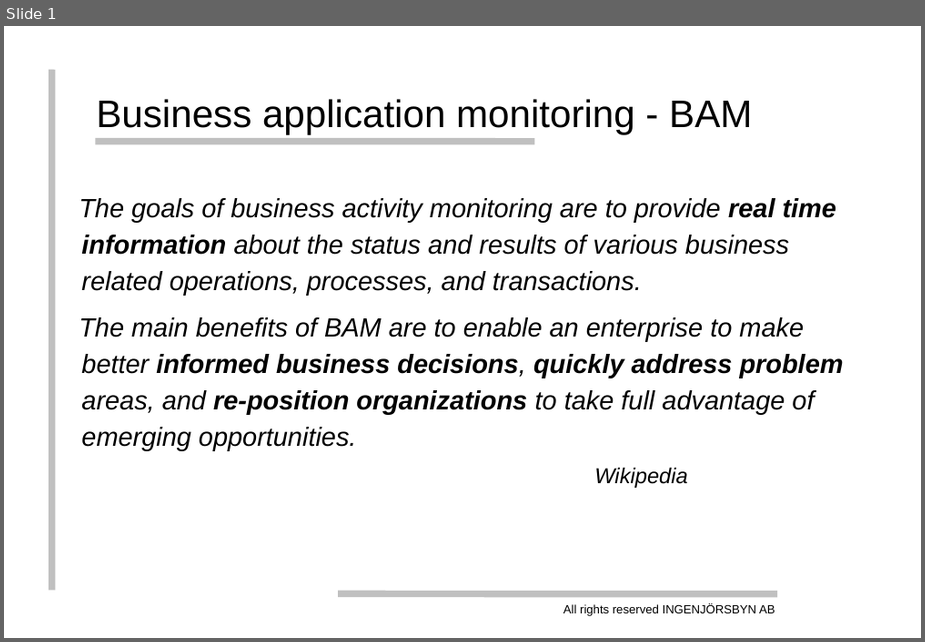
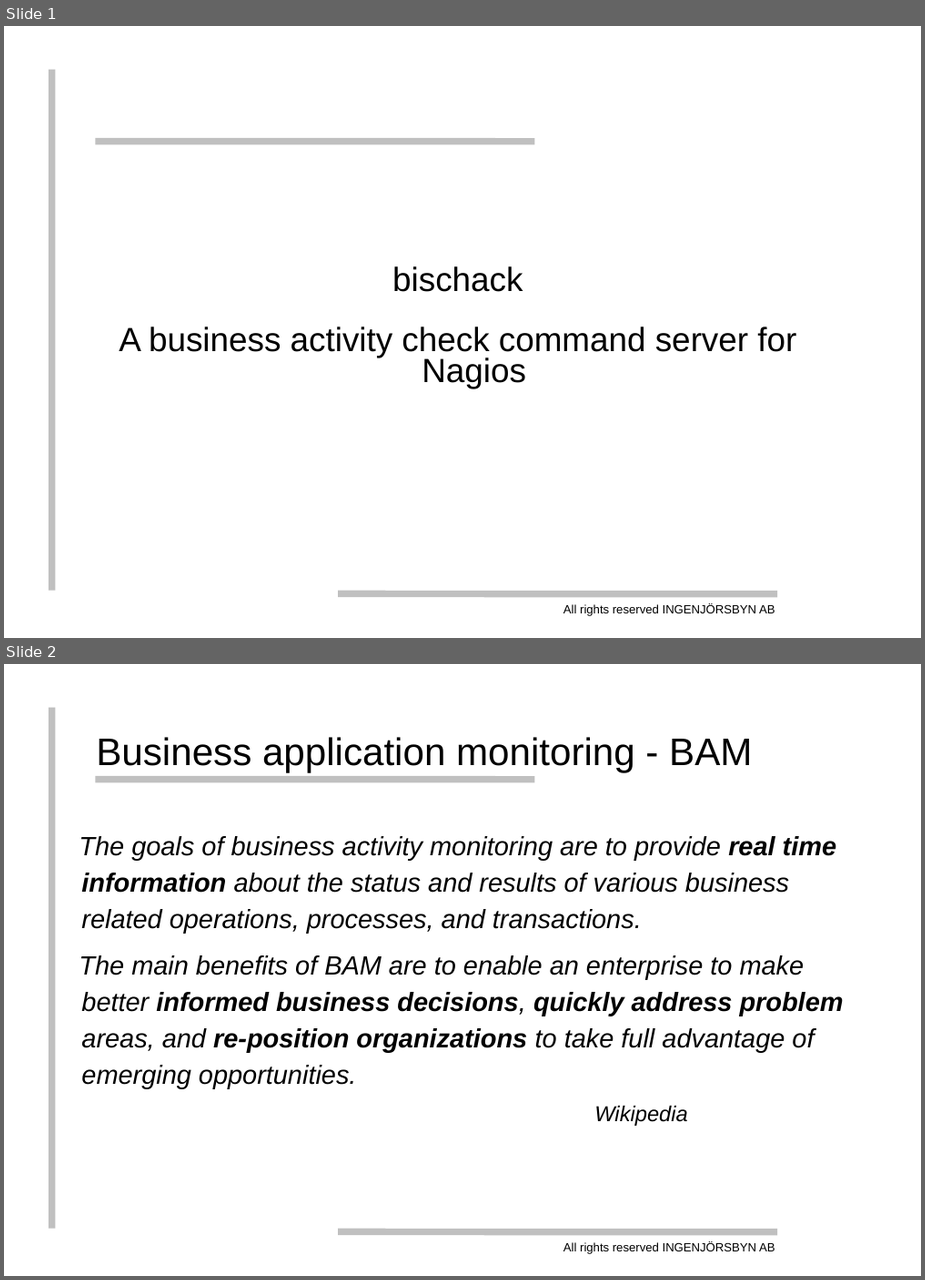
Before and after one commit to thenodon/bischeck, a slide deck: doc/bischeck.ppt. Shown one above the other, each under a label of ours: slide 1 before the commit, slides 1 and 2 after it. The pictures are 925x642 and 925x1280 pixels, drawn with LibreOffice and Linux fonts; fonts in the diff are those of the drawing; background and template pictures are left out. Boxes give left, top, right and bottom in pixels: in the first picture for what was removed or moved away, otherwise in the second. Text is boxed around its words. In the diff, an @@ line names an element or a change of style, - is before the commit and + after.

```diff
--- a/doc/bischeck.ppt
+++ b/doc/bischeck.ppt
@@ slide 1 added at [4, 26, 921, 638], background #FFFFFF; not listed: 4 template elements that a slide beside it also shows @@
@@ subtitle added at [119, 266, 797, 388], 28 pt, text #000000 @@
+bischack
+A business activity check command server for Nagios
@@ what was slide 1 is now slide 2 @@
```
Also in this commit, not shown: 9 slides changed, 1 other slide added, 1 slide removed.
